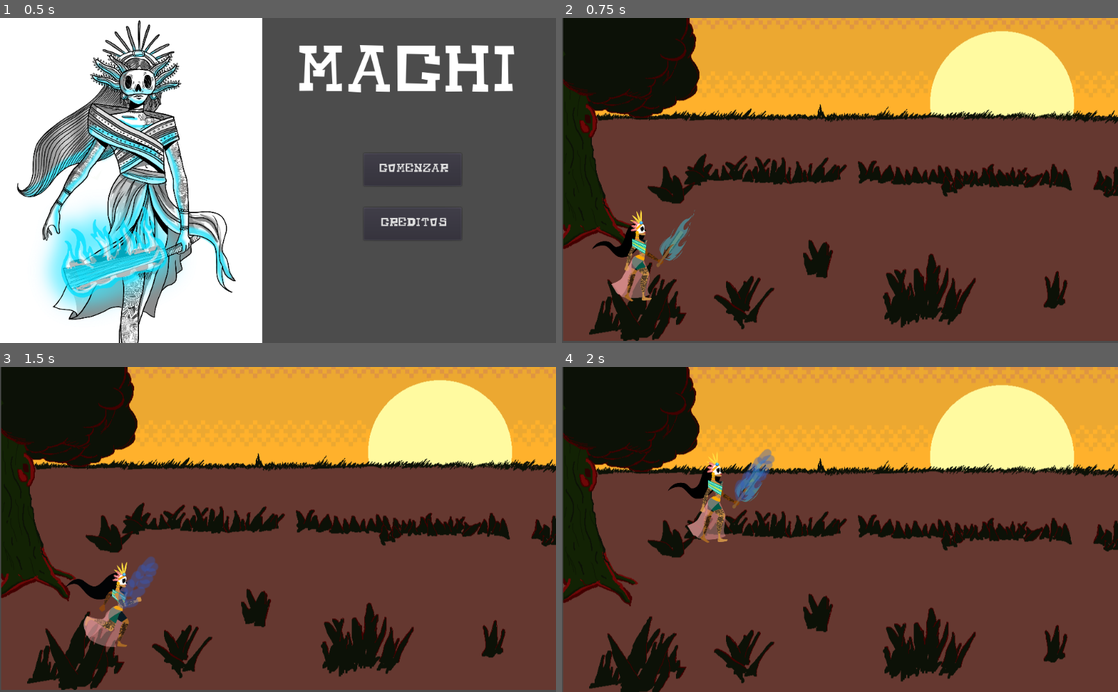
Above: before the commit, frames 1-4 (two rows, left to right).
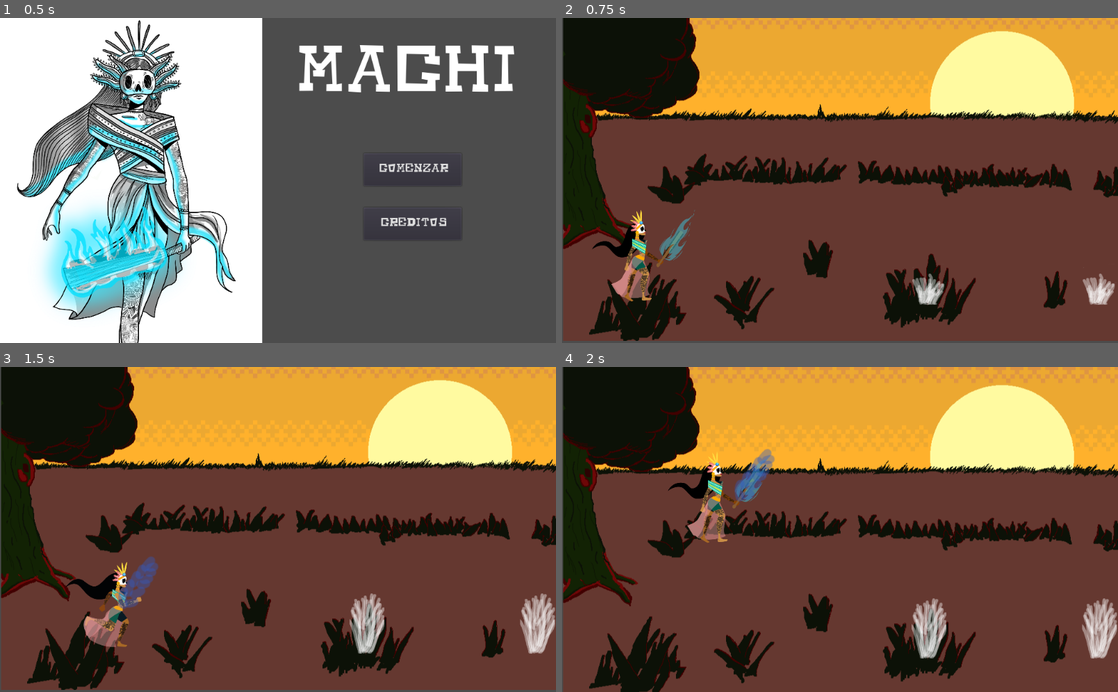
Above: after the commit, the same moments.

Repository: Delta-k/GameJam2021
Game: Godot game, scene res://Niveles/MenúScene.tscn
The game is run twice, just before and just after one commit, with the same random seed, the same clock (stepped at 60 frames per second) and the same inputs.
Inputs (mouse positions are in pixels of both pictures, inside the frame that each line leads up to):
- Up to frame 1 (0.5 s): no input
- Up to frame 2 (0.75 s): click "Comenzar" at 0.5 s
- Up to frame 3 (1.5 s): move the mouse to (400, 513) at 1.27 s; press the mouse at (400, 513) at 1.28 s; hold Right (right) from 1.28 s (still down)
- Up to frame 4 (2 s): keep holding Right (right); tap Space (jump) at 1.52 s

Frame 1 is identical in both runs. In frame 2, 0.7% of the frame differs, in the area x 63-100%, y 78-89%; in frame 3, 1.7%; in frame 4, 1.7%, in the area x 62-100%, y 71-90%.

Commit message:
Audio corregido

Diff:
--- a/Niveles/JuanMacheteScene.tscn
+++ b/Niveles/JuanMacheteScene.tscn
@@ -1,8 +1,9 @@
-[gd_scene load_steps=5 format=2]
+[gd_scene load_steps=6 format=2]
 
 [ext_resource path="res://Objects/Janequeo/ObjJanequeo.tscn" type="PackedScene" id=1]
 [ext_resource path="res://Audio/Juan Machete.wav" type="AudioStream" id=2]
 [ext_resource path="res://Images/Fondo Juan Machete ahora si.png" type="Texture" id=3]
+[ext_resource path="res://Objects/Luz mala/ObjLuzMala.tscn" type="PackedScene" id=4]
 
 [sub_resource type="RectangleShape2D" id=1]
 extents = Vector2( 979.326, 9.94696 )
@@ -17,11 +18,21 @@
 position = Vector2( 150.422, 508.574 )
 
 [node name="piso" type="StaticBody2D" parent="."]
+collision_layer = 2
 
 [node name="CollisionShape2D" type="CollisionShape2D" parent="piso"]
 position = Vector2( 974.706, 614.489 )
 shape = SubResource( 1 )
 
-[node name="AudioStreamPlayer2D" type="AudioStreamPlayer2D" parent="."]
+[node name="AudioStreamPlayer2D" type="AudioStreamPlayer" parent="."]
 stream = ExtResource( 2 )
 autoplay = true
+
+[node name="ObjLuzMala" parent="." instance=ExtResource( 4 )]
+position = Vector2( 676, 540 )
+
+[node name="ObjLuzMala2" parent="." instance=ExtResource( 4 )]
+position = Vector2( 990, 540 )
+
+[node name="ObjLuzMala3" parent="." instance=ExtResource( 4 )]
+position = Vector2( 1332.88, 541.587 )
--- a/Niveles/MenúScene.tscn
+++ b/Niveles/MenúScene.tscn
@@ -59,7 +59,7 @@
 "_edit_use_anchors_": false
 }
 
-[node name="AudioStreamPlayer2D" type="AudioStreamPlayer2D" parent="."]
+[node name="AudioStreamPlayer2D" type="AudioStreamPlayer" parent="."]
 stream = ExtResource( 4 )
 autoplay = true
 [connection signal="pressed" from="btnComenzar" to="." method="_on_btnComenzar_pressed"]
--- a/Objects/Janequeo/ObjJanequeo.tscn
+++ b/Objects/Janequeo/ObjJanequeo.tscn
@@ -78,6 +78,9 @@
 [node name="AudioStreamPlayer2D" type="AudioStreamPlayer2D" parent="."]
 stream = ExtResource( 19 )
 volume_db = 10.0
+__meta__ = {
+"_edit_group_": true
+}
 
 [node name="Espada" type="Area2D" parent="."]
 collision_layer = 8
